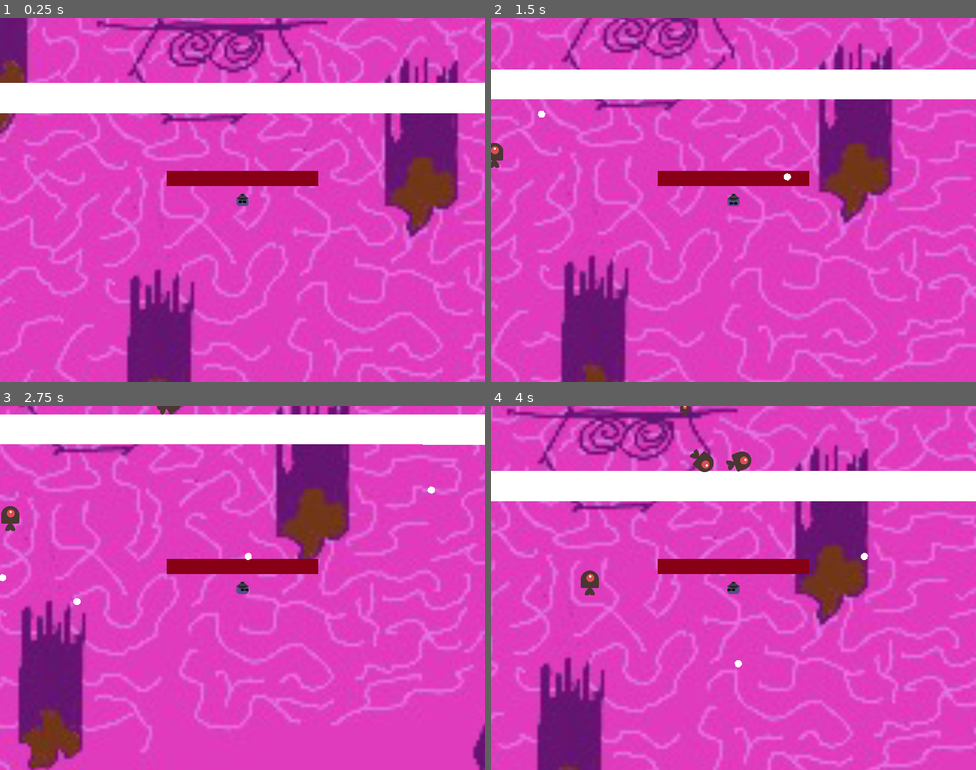
Above: before the commit, frames 1-4 (two rows, left to right).
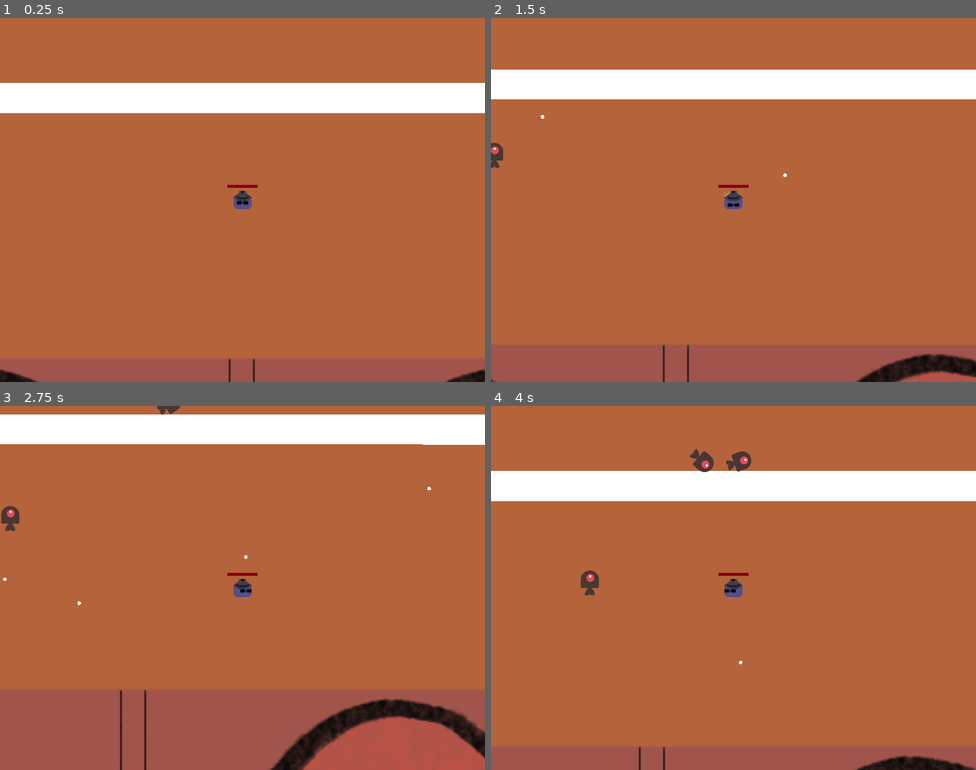
Above: after the commit, the same moments.

Repository: gunarp/psw-game-jam
Game: Godot game, scene res://scenes/maps/main.tscn
The game is run twice, just before and just after one commit, with the same random seed, the same clock (stepped at 60 frames per second) and the same inputs.
Inputs (mouse positions are in pixels of both pictures, inside the frame that each line leads up to):
- Up to frame 1 (0.25 s): no input
- Up to frame 2 (1.5 s): tap Enter at 0.5 s; move the mouse to (840, 181) at 0.52 s; hold D (move_right) 0.53-1.28 s; move the mouse to (636, 218) at 1.27 s; hold S (move_down) from 1.28 s (still down)
- Up to frame 3 (2.75 s): move the mouse to (291, 507) at 2.02 s; release S (move_down) at 2.03 s; hold D (move_right) from 2.03 s (still down)
- Up to frame 4 (4 s): move the mouse to (709, 660) at 2.77 s; release D (move_right) at 2.78 s; hold W (move_up) 2.78-3.53 s; move the mouse to (879, 642) at 3.52 s; hold A (move_left) from 3.53 s (still down)

The runs differ from the first frame. In frame 1, 92% of the frame differs, in the area x 0-100%, y 0-100%; in frame 2, 92%; in frame 3, 91%; in frame 4, 91%.

Commit message:
refactor weapon, health bar

Diff:
--- a/scenes/enemies/enemy_mob.gd
+++ b/scenes/enemies/enemy_mob.gd
@@ -6,6 +6,8 @@
 
 # TODO: Refactor into specialized damage class
 var damagePerSecond : int = 10
+
+var despawn_delay : float = 1.5
 
 func custom_set_scale(sc: Vector2) -> void:
 	self.apply_scale(sc)
@@ -28,6 +30,12 @@
 	$Parameters/EntityHealth.on_damaged(damage)
 
 func _on_visible_on_screen_notifier_2d_screen_exited() -> void:
+	$DespawnDelayTimer.start(despawn_delay)
+
+func _on_visible_on_screen_notifier_2d_screen_entered() -> void:
+	$DespawnDelayTimer.stop()
+
+func _on_despawn_delay_timer_timeout() -> void:
 	queue_free()
 
 
--- a/scenes/enemies/enemy_mob.tscn
+++ b/scenes/enemies/enemy_mob.tscn
@@ -46,5 +46,10 @@
 
 [node name="VisibleOnScreenNotifier2D" type="VisibleOnScreenNotifier2D" parent="."]
 
+[node name="DespawnDelayTimer" type="Timer" parent="."]
+one_shot = true
+
 [connection signal="entity_health_depleted" from="Parameters/EntityHealth" to="." method="_on_entity_health_entity_health_depleted"]
+[connection signal="screen_entered" from="VisibleOnScreenNotifier2D" to="." method="_on_visible_on_screen_notifier_2d_screen_entered"]
 [connection signal="screen_exited" from="VisibleOnScreenNotifier2D" to="." method="_on_visible_on_screen_notifier_2d_screen_exited"]
+[connection signal="timeout" from="DespawnDelayTimer" to="." method="_on_despawn_delay_timer_timeout"]
--- /dev/null
+++ b/scenes/equipment/weapons/base_stats.gd
@@ -0,0 +1,9 @@
+extends Node
+
+class_name BaseStats
+
+var attack_power: float = 5
+var cooldown: float = 0.5
+var speed: float = 200
+var scale: Vector2 = Vector2(0.5, 0.5)
+var level: int = 1
--- a/scenes/equipment/weapons/Weapon.tscn
+++ b/scenes/equipment/weapons/guns/GunWeapon.tscn
@@ -1,9 +1,9 @@
 [gd_scene load_steps=2 format=3 uid="uid://d1vg0ederhg3f"]
 
-[ext_resource type="Script" path="res://scenes/equipment/weapons/weapon.gd" id="1_pbocy"]
+[ext_resource type="Script" path="res://scenes/equipment/weapons/guns/gun_weapon.gd" id="1_r1xtq"]
 
-[node name="Weapon" type="Node"]
-script = ExtResource("1_pbocy")
+[node name="GunWeapon" type="Node"]
+script = ExtResource("1_r1xtq")
 
 [node name="CooldownTimer" type="Timer" parent="." groups=["weapons"]]
 
--- /dev/null
+++ b/scenes/equipment/weapons/guns/gun_weapon.gd
@@ -0,0 +1,26 @@
+extends Node
+
+# Can likely take advantage of duck typing and just remove this class...
+class_name Weapon
+
+var player_ref: PlayerEntity
+var weapon_type : PackedScene
+
+# Generic weapon properties
+@onready var stats : BaseStats = BaseStats.new()
+
+func initialize(_player_ref: PlayerEntity, _weapon: PackedScene) -> void:
+	self.player_ref = _player_ref
+	self.weapon_type = _weapon
+	$CooldownTimer.start(stats.cooldown)
+
+func update_cooldown(_cooldown: float) -> void:
+	$CooldownTimer.stop()
+	stats.cooldown = _cooldown
+	$CooldownTimer.start(stats.cooldown)
+
+func _on_cooldown_timer_timeout() -> void:
+	var projectile = weapon_type.instantiate()
+	projectile.start(player_ref, stats)
+	projectile.scale = stats.scale
+	get_tree().root.add_child(projectile)
--- a/scenes/equipment/weapons/needle/NeedleProjectile.tscn
+++ b/scenes/equipment/weapons/guns/mole/MoleProjectile.tscn
@@ -1,14 +1,14 @@
 [gd_scene load_steps=3 format=3 uid="uid://bss8tsiw4j8bo"]
 
-[ext_resource type="Script" path="res://scenes/equipment/weapons/needle/needle_projectile.gd" id="1_75e7k"]
+[ext_resource type="Script" path="res://scenes/equipment/weapons/guns/mole/mole_projectile.gd" id="1_ic40i"]
 
 [sub_resource type="CircleShape2D" id="CircleShape2D_ctsp3"]
 radius = 5.0
 
-[node name="NeedleProjectile" type="CharacterBody2D"]
+[node name="MoleProjectile" type="CharacterBody2D"]
 collision_layer = 4
 collision_mask = 41
-script = ExtResource("1_75e7k")
+script = ExtResource("1_ic40i")
 
 [node name="Polygon2D" type="Polygon2D" parent="."]
 polygon = PackedVector2Array(1, 2, 5, 0, 9, 2, 10, 5, 9, 8, 5, 10, 1, 8, 0, 5)
--- /dev/null
+++ b/scenes/equipment/weapons/guns/mole/mole_projectile.gd
@@ -0,0 +1,29 @@
+extends CharacterBody2D
+
+var base_stats: BaseStats
+var player_ref: PlayerEntity
+
+# weapon specific properties
+var num_bounces_left: int
+
+func start(_player_ref: PlayerEntity, _base_stats: BaseStats):
+	base_stats = _base_stats
+	player_ref = _player_ref
+	rotation = player_ref.facing_direction.angle()
+	position = player_ref.position
+	velocity = Vector2(base_stats.speed, 0).rotated(rotation)
+	num_bounces_left = base_stats.level
+
+func _physics_process(delta):
+	var collision = move_and_collide(velocity * delta)
+	if collision:
+		velocity = velocity.bounce(collision.get_normal())
+		if collision.get_collider().has_method("hit"):
+			collision.get_collider().hit(base_stats.attack_power * player_ref.get_attack_multiplier())
+
+		num_bounces_left -= 1
+		if (num_bounces_left == 0):
+			queue_free()
+
+func _on_visible_on_screen_notifier_2d_screen_exited() -> void:
+	queue_free()
--- a/scenes/equipment/weapons/needle/needle_projectile.gd
+++ /dev/null
@@ -1,25 +0,0 @@
-extends CharacterBody2D
-
-var weapon_properties: Weapon
-
-var num_bounces_left: int = 2
-
-func start(_weapon_properties: Weapon):
-	weapon_properties = _weapon_properties
-	rotation = weapon_properties.player.facing_direction.angle()
-	position = weapon_properties.player.position
-	velocity = Vector2(weapon_properties.speed, 0).rotated(rotation)
-
-func _physics_process(delta):
-	var collision = move_and_collide(velocity * delta)
-	if collision:
-		velocity = velocity.bounce(collision.get_normal())
-		if collision.get_collider().has_method("hit"):
-			collision.get_collider().hit(weapon_properties.attack_power)
-
-		num_bounces_left -= 1
-		if (num_bounces_left == 0):
-			queue_free()
-
-func _on_visible_on_screen_notifier_2d_screen_exited() -> void:
-	queue_free()
--- a/scenes/equipment/weapons/weapon.gd
+++ /dev/null
@@ -1,30 +0,0 @@
-extends Node
-
-# Can likely take advantage of duck typing and just remove this class...
-class_name Weapon
-
-var weapon_type : PackedScene
-var player: PlayerEntity
-
-var attack_power: float = 5
-var cooldown: float = 0.5
-var speed: float = 200
-
-func initialize(_player: PlayerEntity, _weapon: PackedScene) -> void:
-	self.player = _player
-	self.weapon_type = _weapon
-	$CooldownTimer.start(cooldown)
-
-func update_cooldown(_cooldown: float) -> void:
-	$CooldownTimer.stop()
-	self.cooldown = _cooldown
-	$CooldownTimer.start(cooldown)
-
-func _on_cooldown_timer_timeout() -> void:
-	var projectile = weapon_type.instantiate()
-
-	# This is an antipattern - we are giving a child class a reference back to this class,
-	# should refactor this out if we have time (it could cause crashes)
-	projectile.start(self)
-	projectile.scale = player.scale # Applies the scale of the player to the projectile
-	get_tree().root.add_child(projectile)
--- a/scenes/maps/main.tscn
+++ b/scenes/maps/main.tscn
@@ -1,9 +1,9 @@
 [gd_scene load_steps=9 format=3 uid="uid://ct7vpkc07hvkt"]
 
 [ext_resource type="Script" path="res://scenes/maps/main.gd" id="1_e7vnp"]
-[ext_resource type="Texture2D" uid="uid://h1w4uvp3n54s" path="res://resource/map/brain.png" id="2_gdsju"]
+[ext_resource type="Texture2D" uid="uid://ccfrwaqh1p5g0" path="res://resource/map/map2.png" id="2_ej86i"]
+[ext_resource type="PackedScene" uid="uid://doso4hrh01chk" path="res://scenes/ui/hud/HealthBar.tscn" id="3_5preq"]
 [ext_resource type="PackedScene" uid="uid://o8hpxmhcss7m" path="res://scenes/player/player.tscn" id="3_lx56x"]
-[ext_resource type="Texture2D" uid="uid://c83e66cftrsgm" path="res://resource/crawl-tiles/dc-dngn/floor/grass/grass0.png" id="3_v2m08"]
 [ext_resource type="PackedScene" uid="uid://ckir6u1c1v46w" path="res://scenes/utils/EnemySpawner.tscn" id="4_giy5d"]
 [ext_resource type="PackedScene" uid="uid://xohjhgf0dntr" path="res://scenes/enemies/enemy_mob.tscn" id="5_j7u6l"]
 [ext_resource type="PackedScene" uid="uid://d0o2mwqlwtfgc" path="res://scenes/ui/hud/hud_main.tscn" id="6_g2vry"]
@@ -15,22 +15,20 @@
 script = ExtResource("1_e7vnp")
 
 [node name="Brain" type="Sprite2D" parent="."]
-scale = Vector2(4, 4)
-texture = ExtResource("2_gdsju")
-
-[node name="Grass0" type="Sprite2D" parent="."]
-visible = false
-texture_filter = 1
-texture_repeat = 2
-position = Vector2(3, 8)
-scale = Vector2(1.71248, 1.61809)
-texture = ExtResource("3_v2m08")
-region_enabled = true
-region_rect = Rect2(-2192, -1496, 4272, 3456)
+scale = Vector2(2, 2)
+texture = ExtResource("2_ej86i")
 
 [node name="Camera2D" type="Camera2D" parent="."]
+scale = Vector2(1.5, 1.5)
+
+[node name="HudMain" parent="." node_paths=PackedStringArray("player") instance=ExtResource("6_g2vry")]
+player = NodePath("../Player")
+
+[node name="HealthBar" parent="HudMain" node_paths=PackedStringArray("entity_health") instance=ExtResource("3_5preq")]
+entity_health = NodePath("../../Player/Parameters/Health")
 
 [node name="Player" parent="." groups=["player"] instance=ExtResource("3_lx56x")]
+scale = Vector2(1.5, 1.5)
 
 [node name="RemoteTransform2D" type="RemoteTransform2D" parent="Player"]
 remote_path = NodePath("../../Camera2D")
@@ -56,7 +54,6 @@
 mob_scale = Vector2(0.5, 0.5)
 camera = NodePath("../Camera2D")
 
-[node name="HudMain" parent="." node_paths=PackedStringArray("player") instance=ExtResource("6_g2vry")]
-player = NodePath("../Player")
+[connection signal="player_died" from="Player" to="." method="_on_player_player_died"]
 
-[connection signal="player_died" from="Player" to="." method="_on_player_player_died"]
+[editable path="Player"]
--- a/scenes/player/player.gd
+++ b/scenes/player/player.gd
@@ -8,9 +8,6 @@
 var speed: int = 100
 var walking_direction: Vector2
 var facing_direction: Vector2
-
-# !! This only works with the capsule shape currently used as a placeholder !!
-@onready var health_bar_offset: Vector2 = -1 * (Vector2($PlayerHudElements/HealthBar.max_value / 2, $CollideBox.shape.height / 2) + Vector2(0, 10))
 
 func _ready():
 	_init_damage_subsystem()
@@ -30,12 +27,12 @@
 
 	_render_character()
 
+func get_height() -> float:
+	return $CollideBox.shape.height
+
 #region Rendering helpers
 func _render_character():
 	if (walking_direction.length() == 0):
-
-
-
 		$AnimatedSprite2D.play("default")
 	else:
 		# Approach - rotate vector into a new coordinate system
@@ -72,11 +69,6 @@
 				$AnimatedSprite2D.flip_h = true
 			elif (rotated_walking_direction.x > 0 and rotated_walking_direction.y < 0):
 				$AnimatedSprite2D.play("default")
-
-	# HealthBar and other PlayerHudElements should probably be decoupled from player
-	# Don't want to think about that now though, so this will do
-	#$PlayerHudElements.global_rotation = 0
-	#$AnimatedSprite2D.flip_h = direction.x < 0
 #endregion
 
 #region Input Helpers
@@ -98,7 +90,6 @@
 func _init_damage_subsystem() -> void:
 	$Parameters/Health.max_health = 100
 	$Parameters/Health.health = 100
-	$PlayerHudElements/HealthBar.set_position(health_bar_offset)
 	$DamageTimer.start(1.0 / damage_checks_per_second)
 	pass
 
@@ -131,13 +122,10 @@
 #var weapons : Array[Weapon] = []
 
 func _init_attack_subsystem():
-	print("intiialize attack subsystem")
-	var starting_weapon = load("res://scenes/equipment/weapons/Weapon.tscn").instantiate() as Weapon
+	var starting_weapon = load("res://scenes/equipment/weapons/guns/GunWeapon.tscn").instantiate() as Weapon
 	add_child(starting_weapon)
-	starting_weapon.initialize(self, load("res://scenes/equipment/weapons/needle/NeedleProjectile.tscn"))
-	#add_child(weapon_template.instantiate())
-	#weapons.push_back(weapon_template.instantiate())
-	#for w: Weapon in weapons:
-		#w.initialize(self, load("res://scenes/equipment/weapons/needle/NeedleProjectile.tscn"))
-	#print("initilizaiton subroutie complete")
+	starting_weapon.initialize(self, load("res://scenes/equipment/weapons/guns/mole/MoleProjectile.tscn"))
+
+func get_attack_multiplier() -> float:
+	return $Parameters/PlayerStats.attack_multiplier
 #endregion
--- a/scenes/player/player.tscn
+++ b/scenes/player/player.tscn
@@ -3,9 +3,9 @@
 [ext_resource type="Script" path="res://scenes/player/player.gd" id="1_fx8g5"]
 [ext_resource type="Shape2D" uid="uid://bbymik5wl8fdm" path="res://scenes/player/player-shape.tres" id="2_f6gb7"]
 [ext_resource type="PackedScene" uid="uid://u4ar3owfi8rq" path="res://scenes/utils/EntitySpeed.tscn" id="3_3ugq2"]
+[ext_resource type="Script" path="res://scenes/player/stats.gd" id="4_1b8mv"]
 [ext_resource type="PackedScene" uid="uid://c7ho68p0rqxul" path="res://scenes/utils/EntityHealth.tscn" id="5_jfhqk"]
 [ext_resource type="Texture2D" uid="uid://cvdtsfshhw75d" path="res://resource/player/player_transparent.png" id="5_wrljq"]
-[ext_resource type="PackedScene" uid="uid://doso4hrh01chk" path="res://scenes/ui/hud/HealthBar.tscn" id="6_mp63m"]
 
 [sub_resource type="AtlasTexture" id="AtlasTexture_nkbqg"]
 atlas = ExtResource("5_wrljq")
@@ -60,6 +60,9 @@
 
 [node name="EntitySpeed" parent="Parameters" instance=ExtResource("3_3ugq2")]
 
+[node name="PlayerStats" type="Node" parent="Parameters"]
+script = ExtResource("4_1b8mv")
+
 [node name="HurtBox" type="Area2D" parent="."]
 collision_layer = 2
 collision_mask = 61
@@ -74,15 +77,7 @@
 [node name="CollideBox" type="CollisionShape2D" parent="."]
 shape = ExtResource("2_f6gb7")
 
-[node name="PlayerHudElements" type="Node2D" parent="."]
-scale = Vector2(2, 2)
-
-[node name="HealthBar" parent="PlayerHudElements" node_paths=PackedStringArray("entity_health") instance=ExtResource("6_mp63m")]
-entity_health = NodePath("../../Parameters/Health")
-
 [node name="DamageTimer" type="Timer" parent="."]
-
-[node name="AttackTimer" type="Timer" parent="."]
 
 [connection signal="entity_health_depleted" from="Parameters/Health" to="." method="_on_health_entity_health_depleted"]
 [connection signal="body_entered" from="HurtBox" to="." method="_on_area_2d_body_entered"]
--- /dev/null
+++ b/scenes/player/stats.gd
@@ -0,0 +1,8 @@
+extends Node
+
+class_name PlayerStats
+
+@onready var damage_taken_multiplier: float = 1.0
+@onready var attack_multiplier: float = 1.0
+@onready var knockback_multiplier: float = 1.0
+@onready var ragdoll_chance: int = 0
--- a/scenes/ui/hud/health_bar.gd
+++ b/scenes/ui/hud/health_bar.gd
@@ -7,5 +7,3 @@
 
 func _process(delta: float) -> void:
 	value = entity_health.health
-
-# TODO: Handle a health_changed signal
--- a/scenes/ui/hud/hud_main.gd
+++ b/scenes/ui/hud/hud_main.gd
@@ -2,10 +2,13 @@
 
 @export var player: PlayerEntity
 
-# Called when the node enters the scene tree for the first time.
+@onready var health_bar_offset: Vector2 = -1 * (Vector2($HealthBar.max_value / 2, player.get_height() / 2) + Vector2(0, 40))
+#@onready var health_bar_offset: Vector2 = Vector2(0, 0)
+@onready var health_bar_scale: Vector2 = Vector2(0.4, 0.4)
+
 func _ready() -> void:
-	pass # Replace with function body.
-
+	$HealthBar.set_position((get_viewport().get_visible_rect().size / 2) + (health_bar_offset * health_bar_scale))
+	$HealthBar.scale = health_bar_scale
 
 # Called every frame. 'delta' is the elapsed time since the previous frame.
 func _process(delta: float) -> void:
--- a/scenes/ui/hud/player_elements.gd
+++ /dev/null
@@ -1,10 +0,0 @@
-extends Control
-
-
-# Called when the node enters the scene tree for the first time.
-func _ready() -> void:
-	pass
-
-# Called every frame. 'delta' is the elapsed time since the previous frame.
-func _process(delta: float) -> void:
-	pass
--- a/scenes/utils/enemy_spawner.gd
+++ b/scenes/utils/enemy_spawner.gd
@@ -7,25 +7,15 @@
 
 const margin_offset : Vector2 = Vector2(5, 5)
 
-# Called when the node enters the scene tree for the first time.
 func _ready() -> void:
 	$SpawnTimer.start()
-	pass
-
-
-# Called every frame. 'delta' is the elapsed time since the previous frame.
-func _process(delta: float) -> void:
-	#print(camera.get_canvas_transform().affine_inverse().basis_xform(camera.get_viewport_rect().size))
-	#print(camera.get_canvas_transform().affine_inverse())
-	pass
 
 
 func _on_spawn_timer_timeout() -> void:
 	var newEnemy = mob_to_spawn.instantiate() as EnemyEntity
 	newEnemy.custom_set_scale(mob_scale)
 	newEnemy.position = _get_random_spawn_position()
-	add_sibling(newEnemy)
-	pass
+	get_tree().root.add_child(newEnemy)
 
 
 enum SPAWN_SIDE {LEFT, RIGHT, TOP, BOTTOM}
Binary file added: resource/map/map2.png
Not shown, added: resource/map/map2.png.import
Not shown, added: scenes/equipment/weapons/guns/mole/Nee600E.tmp
